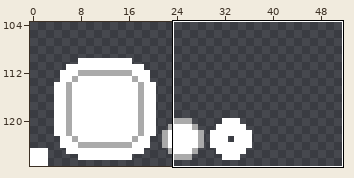
Edited in one commit: pixel-art file (Assets/Yaya/Data/Artwork/UI.ase). The picture above shows the old version from afar; the outline marks the close-up.
Close-up. As it was:
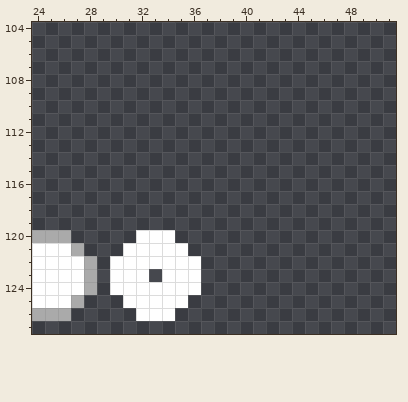
128x128 pixels, 1 frame. Shown: x 24..51, y 104..127. The wide view leaves out empty margins.
New version:
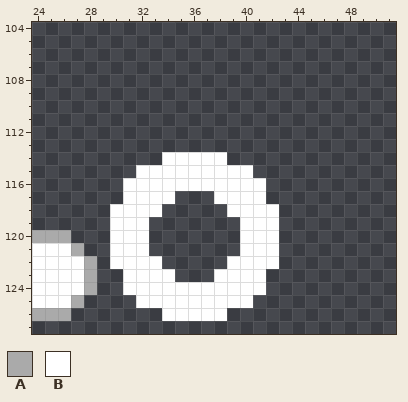
Palette (. is transparent): A #aaaaaa  B #ffffff
The edit:
@@ x 28..44 @@
 113 .................
-114 .................
-115 .................
-116 .................
-117 .................
-118 .................
-119 .................
-120 ....BBB..........
-121 ...BBBBB.........
-122 A.BBBBBBB........
-123 A.BBB.BBB........
-124 A.BBBBBBB........
-125 ...BBBBB.........
-126 ....BBB..........
+114 ......BBBBB......
+115 ....BBBBBBBBB....
+116 ...BBBBBBBBBBB...
+117 ...BBBB...BBBB...
+118 ..BBBB.....BBBB..
+119 ..BBB.......BBB..
+120 ..BBB.......BBB..
+121 ..BBB.......BBB..
+122 A.BBBB.....BBBB..
+123 A..BBBB...BBBB...
+124 A..BBBBBBBBBBB...
+125 ....BBBBBBBBB....
+126 ......BBBBB......
 127 .................
Changed places in both close-ups, as pixel boxes (x1, y1, x2, y2):
changed: (110, 152, 279, 321)
